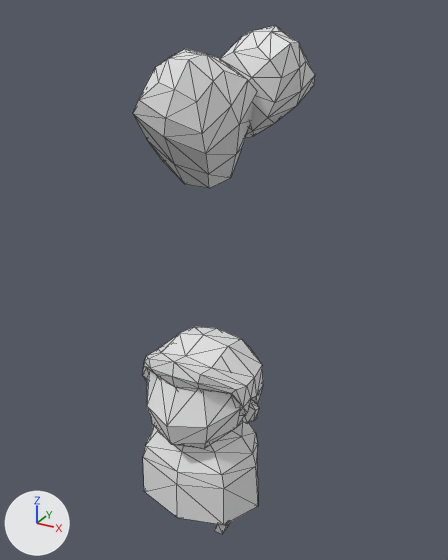
Before and after pictures for a commit that changed the glTF model personal-bubble-rpg/Art/Characters3D/feissari.glb.
One viewpoint serves both versions: a 50 mm lens placed at (2.55, -4.19, 4.82), pointed at (0.2, 0.08, 2.69). The axes (+X, +Y, +Z) are drawn at lower left. The lights are the same throughout. Mesh edges are drawn as thin lines. Vertices at the same position are counted once.
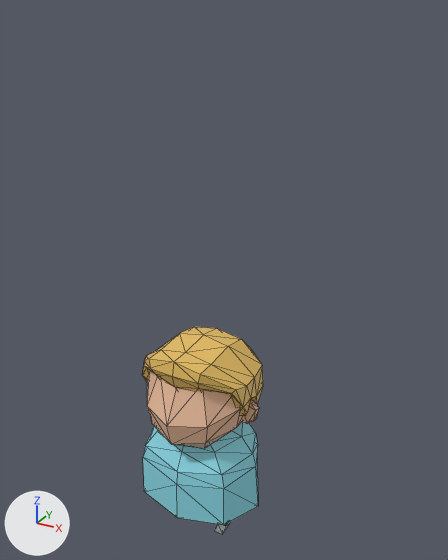
Location of each change, [x1, y1, x2, y2] in pixels of the pictures (448 x 560 px; the box of a moved part takes in the faces that stretch with it):
'Cube', recoloured, reshaped
    both: [142, 327, 263, 534]
'Cube.001', deleted
    before: [133, 25, 315, 188]
part 1 of me_cube, moved or reshaped
    before: [236, 412, 244, 428]
    after: [236, 413, 243, 428]
part 2 of me_cube, moved or reshaped
    both: [147, 333, 255, 386]
part 3 of me_cube, recoloured (white to beige)
    both: [147, 372, 259, 448]
part 4 of me_cube, recoloured (white to cyan)
    both: [143, 422, 258, 525]

Patch to the scene script:
```diff
--- a/personal-bubble-rpg/Art/Characters3D/feissari.glb.py
+++ b/personal-bubble-rpg/Art/Characters3D/feissari.glb.py
@@ mat_material @@
 mat_material = principled_material('Material')
-mat_material.base_color = (0.8, 0.8, 0.8)  # white #e7e7e7
+mat_material.base_color = (0.801, 0.516, 0.123)  # orange #e7be62
@@ mat_material_001 @@
+mat_material_001 = principled_material('Material.001')
+mat_material_001.base_color = (0.801, 0.489, 0.323)  # beige #e7ba9a
@@ mat_material_002 @@
+mat_material_002 = principled_material('Material.002')
+mat_material_002.base_color = (0.259, 0.695, 0.801)  # cyan #8bd9e7
@@ mat_material_003 @@
+mat_material_003 = principled_material('Material.003')
+mat_material_003.base_color = (0.0633, 0.0821, 0.0992)  # dark blue #475159
@@ mat_material_004 @@
+mat_material_004 = principled_material('Material.004')
+mat_material_004.base_color = (0.8, 0.8, 0.8)  # white #e7e7e7
@@ me_cube @@
 me_cube.from_pydata(...)  # 211 vertices, 376 faces; spans x -0.61..0.61, y -0.58..0.59, z 0.01..2.11
 # used by ob_cube; location = (0.0, 0.0, 0.0)
 # before: 98 (-0.26, -0.25, 2.01) at pixel (161, 352), 101 (0.0, -0.25, 2.05) at pixel (185, 355), 192 (0.26, -0.25, 2.01) at pixel (211, 367)
-me_cube.vertices[130].co = (0.25, 0.43, 1.46)
-me_cube.vertices[131].co = (0.49, 0.22, 1.55)  # pixel (259, 393)
-me_cube.vertices[133].co = (0.47, 0.13, 1.37)
-me_cube.vertices[135].co = (0.47, 0.26, 1.76)
-me_cube.vertices[136].co = (0.25, 0.27, 1.98)
-me_cube.vertices[137].co = (0.25, 0.43, 1.71)
+# me_cube part 1
+me_cube.vertices[130].co = (0.25, 0.4, 1.5)
+me_cube.vertices[131].co = (0.46, 0.22, 1.55)
+me_cube.vertices[133].co = (0.44, 0.13, 1.37)
+me_cube.vertices[135].co = (0.42, 0.26, 1.76)
+me_cube.vertices[136].co = (0.23, 0.25, 1.98)
+me_cube.vertices[137].co = (0.25, 0.4, 1.71)
+# me_cube part 2
+for i in [98, 101, 192]: me_cube.vertices[i].co += Vector((0.0, 0.0, 0.03))
+# me_cube part 3: 120 faces spanning x -0.58..0.58, y -0.58..0.48, z 1.11..2.06 switch from mat_material (white #e7e7e7) to mat_material_001 (beige #e7ba9a)
+# me_cube part 4: 92 faces spanning x -0.61..0.61, y -0.48..0.47, z 0.4..1.31 switch from mat_material (white #e7e7e7) to mat_material_002 (cyan #8bd9e7)
+me_cube.materials.append(mat_material_003)  # dark blue #475159
+me_cube.materials.append(mat_material_004)  # white #e7e7e7
@@ ob_cube_001 @@
-ob_cube_001 = bpy.data.objects.new('Cube.001', me_cube_002)
-ob_cube_001.location = (0.0, 0.0, 0.0)
```
